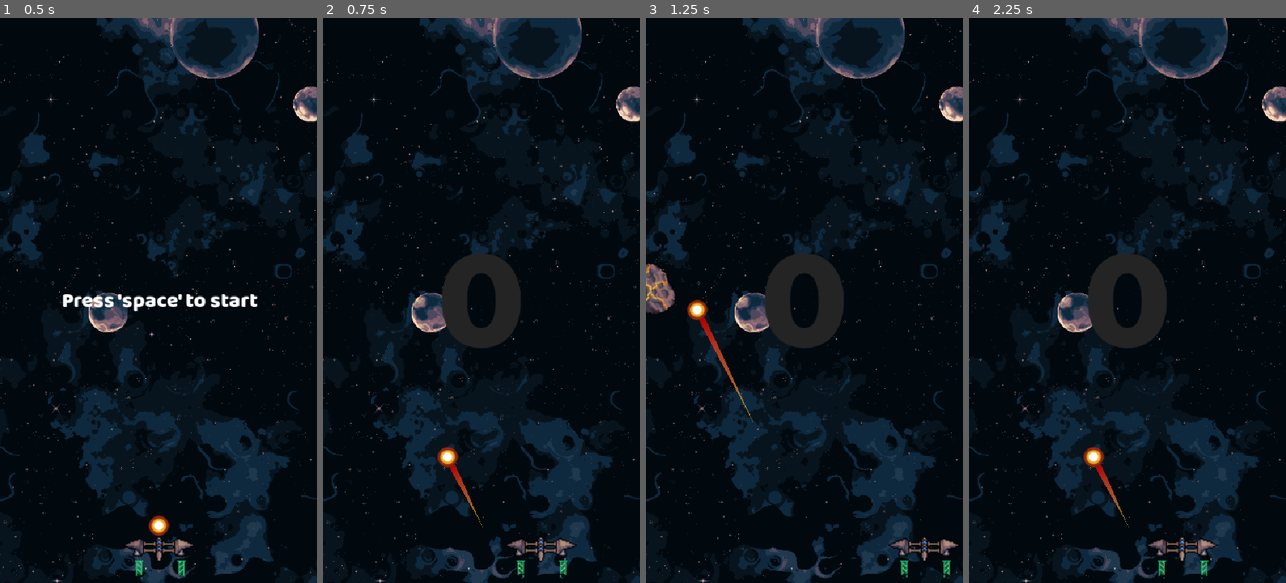
Above: before the commit, frames 1-4 (left to right).
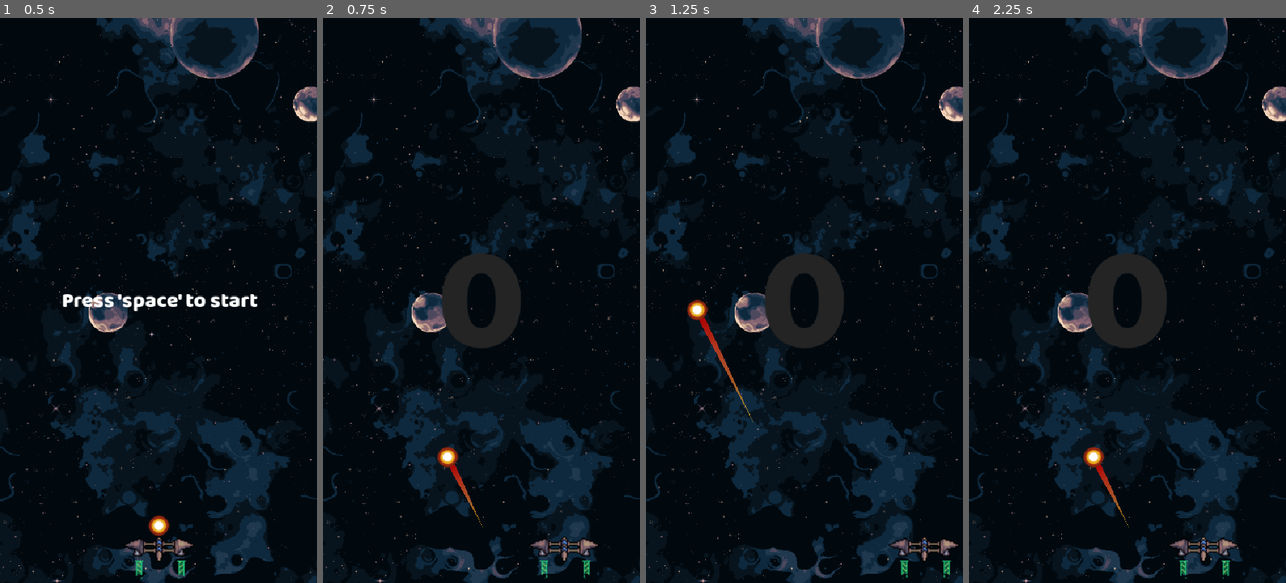
Above: after the commit, the same moments.

Repository: thenriquedb/pong-with-asteroids
Game: Godot game, scene res://scenes/game.tscn
Same seed, same stepped clock (60 frames per second), same inputs: the game is played once before the commit and once after it.
Inputs:
- Up to frame 1 (0.5 s): no input
- Up to frame 2 (0.75 s): tap Space (Start) at 0.5 s; hold Right (ui_right) from 0.53 s (still down); hold Space (Start) from 0.53 s (still down)
- Up to frame 3 (1.25 s): keep holding Right (ui_right); keep holding Space (Start)
- Up to frame 4 (2.25 s): release Right (ui_right) at 1.28 s; release Space (Start) at 1.28 s; hold Left (ui_left) 1.28-2.03 s; tap R at 1.35 s; tap Space (Start) at 2 s; hold Right (ui_right) from 2.03 s (still down); hold Space (Start) from 2.03 s (still down)

Frame 1 is identical in both runs. In frame 2, 0.8% of the frame differs, in the area x 58-87%, y 91-100%; in frame 3, 0.6%; in frame 4, 0.8%.

Commit message:
feat: add sfx

Diff:
--- a/scenes/asteroid.tscn
+++ b/scenes/asteroid.tscn
@@ -1,6 +1,7 @@
 [gd_scene format=3 uid="uid://cyrshnr0wa3re"]
 
 [ext_resource type="Script" uid="uid://8ju8k5xml8x1" path="res://scripts/asteroid.gd" id="1_6mo6b"]
+[ext_resource type="AudioStream" uid="uid://dhxup0uprx8gd" path="res://static/sounds/explosion_1.wav" id="3_pnq5b"]
 [ext_resource type="Texture2D" uid="uid://3s2w8tkpu6yf" path="res://sprites/Asteroid 01 - Explode.png" id="3_t4se3"]
 
 [sub_resource type="CircleShape2D" id="CircleShape2D_akfqu"]
@@ -83,6 +84,9 @@
 frame = 1
 frame_progress = 0.5505234
 
+[node name="DestroySFX" type="AudioStreamPlayer2D" parent="." unique_id=951601759]
+stream = ExtResource("3_pnq5b")
+
 [connection signal="body_entered" from="." to="." method="_on_body_entered"]
 [connection signal="timeout" from="TimerDelete" to="." method="_on_timer_delete_timeout"]
 [connection signal="screen_exited" from="VisibleNotifer" to="." method="_on_visible_notifer_screen_exited"]
--- a/scenes/ball.tscn
+++ b/scenes/ball.tscn
@@ -3,6 +3,7 @@
 [ext_resource type="Texture2D" uid="uid://cyl5slde6ym1j" path="res://sprites/Bola.png" id="1_7s4qf"]
 [ext_resource type="Script" uid="uid://bsdg2m18qt2r2" path="res://scripts/ball.gd" id="1_cxlvu"]
 [ext_resource type="Script" uid="uid://bwp054t3ucgdp" path="res://scripts/ball_trail.gd" id="3_f7cbr"]
+[ext_resource type="AudioStream" uid="uid://7e35lkaw21i1" path="res://static/sounds/cancel_4.wav" id="4_4dx81"]
 
 [sub_resource type="Curve" id="Curve_f7cbr"]
 _data = [Vector2(0.026666671, 0.022471905), 0.0, 0.0, 0, 0, Vector2(1, 1), 0.0, 0.0, 0, 0]
@@ -31,3 +32,6 @@
 [node name="CollisionShape2D" type="CollisionShape2D" parent="." unique_id=1638495627]
 shape = SubResource("CircleShape2D_7s4qf")
 debug_color = Color(0.6694576, 0.5094468, 0.049844734, 0.41960785)
+
+[node name="WallImpactSFX" type="AudioStreamPlayer2D" parent="." unique_id=1155742595]
+stream = ExtResource("4_4dx81")
--- a/scenes/game.tscn
+++ b/scenes/game.tscn
@@ -5,6 +5,8 @@
 [ext_resource type="PackedScene" uid="uid://tqbqvp8yrylv" path="res://scenes/player.tscn" id="2_e2o6t"]
 [ext_resource type="PackedScene" uid="uid://caf308g2quof1" path="res://scenes/ball.tscn" id="3_lnu2h"]
 [ext_resource type="FontFile" uid="uid://dcybx1oa6d813" path="res://static/fonts/BalooThambi2-ExtraBold.ttf" id="4_iywne"]
+[ext_resource type="AudioStream" uid="uid://25fy71jmlo2w" path="res://static/sounds/Wall of Mirrors.wav" id="6_p57ef"]
+[ext_resource type="AudioStream" uid="uid://cfo7d8w53548g" path="res://static/sounds/level_up.wav" id="7_u5sy4"]
 
 [sub_resource type="RectangleShape2D" id="RectangleShape2D_yqjtg"]
 size = Vector2(539.53125, 13.5)
@@ -110,8 +112,13 @@
 position = Vector2(626, 282)
 
 [node name="TimerSpawner" type="Timer" parent="." unique_id=1367196052]
-wait_time = 0.85
-autostart = true
 
+[node name="BgSong" type="AudioStreamPlayer2D" parent="." unique_id=578037023]
+stream = ExtResource("6_p57ef")
+
+[node name="LevelUpSFX" type="AudioStreamPlayer2D" parent="." unique_id=803599985]
+stream = ExtResource("7_u5sy4")
+
+[connection signal="texture_changed" from="Background" to="." method="_on_background_texture_changed"]
 [connection signal="body_entered" from="Hole" to="." method="_on_hole_body_entered"]
 [connection signal="timeout" from="TimerSpawner" to="." method="_on_timer_spawner_timeout"]
--- a/scripts/asteroid.gd
+++ b/scripts/asteroid.gd
@@ -4,8 +4,8 @@
 @export var rotation_speed = 1.3
 
 @onready var animated_sprite = $AnimatedSprite2D  # Adicione esta linha
-
 @onready var timer_delete = $TimerDelete
+@onready var destroySFX = $DestroySFX
 
 const SCREEN_WIDTH = 540
 var start_side
@@ -29,6 +29,7 @@
 
 func _on_body_entered(body: Node2D) -> void:
 	animated_sprite.play()
+	destroySFX.play()
 	body.pongs += 1
 
 	if body.is_in_group("Ball"):
--- a/scripts/ball.gd
+++ b/scripts/ball.gd
@@ -5,6 +5,8 @@
 var angle = [-250, 250]
 var pongs = 0
 var max_speed = 1500
+
+@onready var wall_impact_sfx = $WallImpactSFX
 
 @export var START_SPEED = 500
 
@@ -16,6 +18,8 @@
 
 	var collision = move_and_collide(velocity * delta)
 	if !collision: return
+
+	wall_impact_sfx.play()
 
 	if collision.get_collider().name != "TopWall":
 		velocity = velocity.bounce(collision.get_normal())
--- a/scripts/game.gd
+++ b/scripts/game.gd
@@ -4,6 +4,9 @@
 @onready var label_pongs = $LabelPongs
 @onready var tutorial_label = $Tutorial
 @onready var background = $Background
+@onready var timer_spawner = $TimerSpawner
+@onready var bgSong = $BgSong
+@onready var levelUpSfx = $LevelUpSFX
 
 var asteroid_scene = preload("res://scenes/asteroid.tscn")
 var new_asteroid_color
@@ -13,7 +16,12 @@
 var resources = {}
 
 func _ready():
+	timer_spawner.autostart = true
+	timer_spawner.wait_time= 2.0
+	timer_spawner.start()
+
 	preload_resources()
+	bgSong.play()
 
 func _process(delta):
 	if Input.is_key_pressed(KEY_R):
@@ -23,6 +31,7 @@
 		label_pongs.visible = true
 		tutorial_label.visible = false
 		check_pongs(ball.pongs)
+		update_asteroid_spawn_rate(ball.pongs)
 
 	label_pongs.text = str(ball.pongs)
 
@@ -94,7 +103,7 @@
 func update_theme(theme_key: String):
 	label_pongs.label_settings.font_color = resources[theme_key].color
 	background.set_texture(resources[theme_key].background)
-	#update_asteroids(theme_key)
+
 
 func update_asteroids(theme_key):
 	var asteroids = get_tree().get_nodes_in_group("asteroids")
@@ -103,3 +112,17 @@
 		asteroid.get_node("Sprite2D").texture = resources[theme_key].asteroid
 
 	new_asteroid_color = resources[theme_key].asteroid
+
+
+func update_asteroid_spawn_rate(current_pongs):
+		match current_pongs:
+			0: timer_spawner = 2.5
+			10: timer_spawner = 2.25
+			20: timer_spawner = 2
+			30: timer_spawner = 1.75
+			40: timer_spawner = 1.5
+			50: timer_spawner = 1.25
+
+
+func _on_background_texture_changed() -> void:
+	levelUpSfx.play()
--- a/scripts/player.gd
+++ b/scripts/player.gd
@@ -1,6 +1,6 @@
 extends CharacterBody2D
 
-@export var SPEED = 500
+@export var SPEED = 700
 
 var ball
 
@@ -10,8 +10,7 @@
 func _physics_process(delta: float):
 	self.velocity.x = 0
 
-	if ball.started == false:
-		return
+	if ball.started == false: return
 
 	if Input.is_action_pressed("ui_left"):
 		self.velocity.x -= SPEED
Not shown, added: static/sounds/Wall of Mirrors.wav.import
Not shown, added: static/sounds/cancel_4.wav.import
Not shown, added: static/sounds/explosion_1.wav.import
Not shown, added: static/sounds/level_up.wav.import
Not shown, added: static/sounds/Wall of Mirrors.wav
Not shown, added: static/sounds/cancel_4.wav
Not shown, added: static/sounds/explosion_1.wav
Not shown, added: static/sounds/level_up.wav
